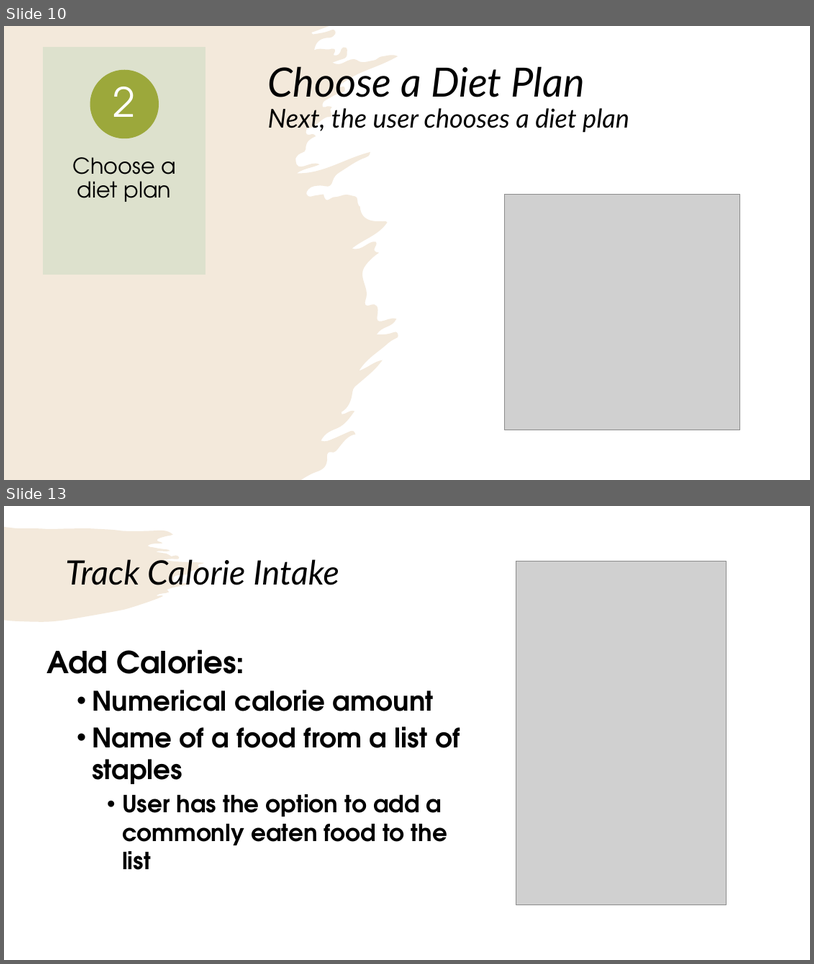
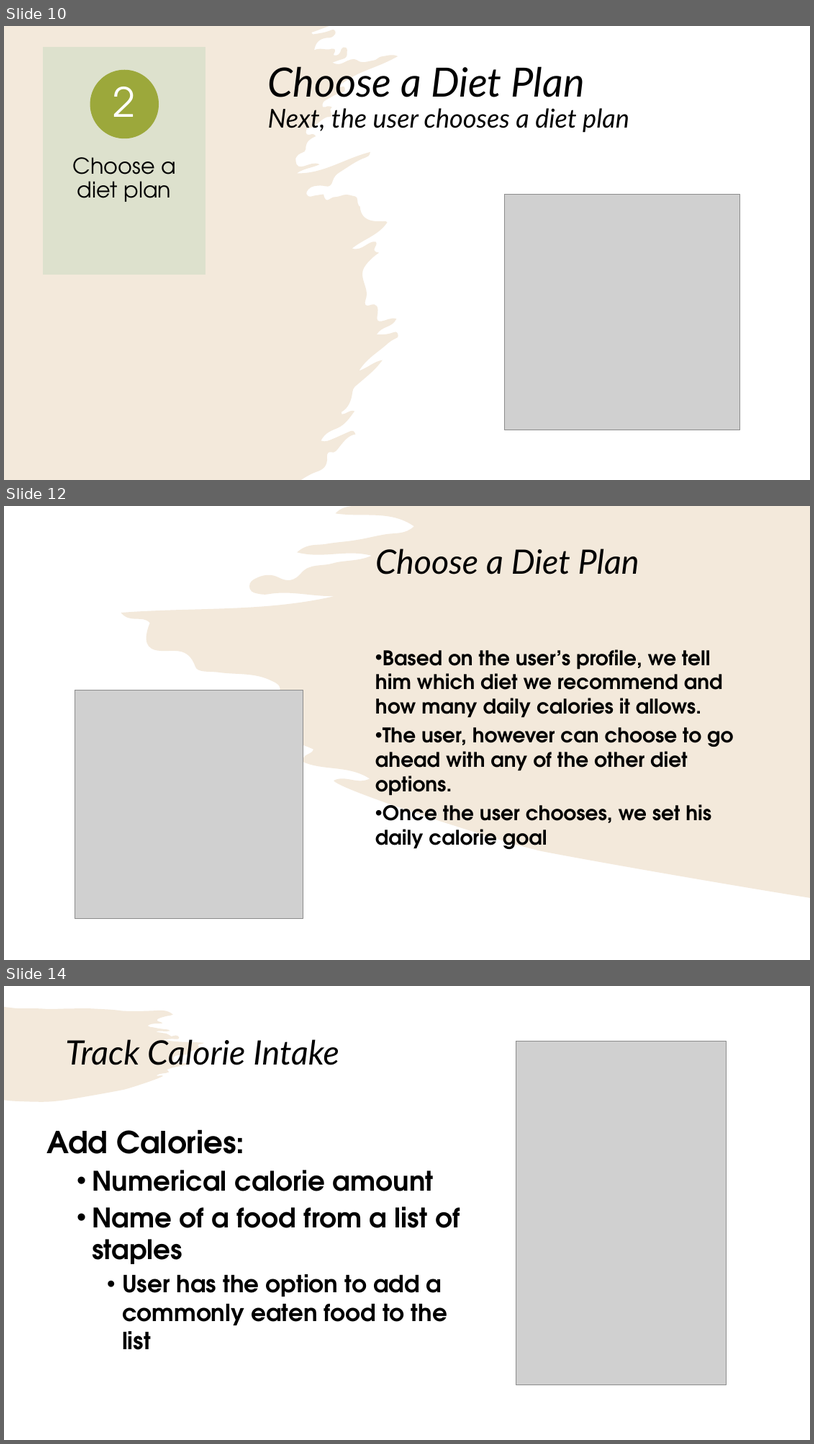
Before and after one commit to alizapeikes/CalorieCounter, a slide deck: About Calorie Counter.pptx. Shown one above the other, each under a label of ours: slides 10 and 13 before the commit, slides 10, 12 and 14 after it; the slides between them are not shown. The pictures are 814x964 and 814x1444 pixels, drawn with LibreOffice and Linux fonts; fonts in the diff are those of the drawing; grey boxes stand for pictures. Boxes give left, top, right and bottom in pixels: in the first picture for what was removed or moved away, otherwise in the second. Text is boxed around its words. In the diff, an @@ line names an element or a change of style, - is before the commit and + after.

Commit message:
Choose Diet elaborated on

```diff
--- a/About Calorie Counter.pptx
+++ b/About Calorie Counter.pptx
@@ slide 12 added at box(4, 506, 810, 960), background #FFFFFF; not listed: 1 template element that a slide beside it also shows @@
@@ rectangle added at box(4, 506, 810, 960), fill #FFFFFF @@
@@ freeform shape added at box(121, 506, 810, 898), fill #C3914D at 20% opacity @@
@@ title added at box(376, 548, 640, 574), 40 pt, text #000000, italic @@
+Choose a Diet Plan
@@ text added at box(376, 649, 733, 849), 24 pt, text #000000, bold @@
+• Based on the user’s profile, we tell him which diet we recommend and how many daily calories it allows.
+• The user, however can choose to go ahead with any of the other diet options.
+• Once the user chooses, we set his daily calorie goal
@@ picture added at box(75, 690, 303, 918) @@
@@ what was slide 13 is now slide 14 @@
```
Also in this commit, not shown: 4 slides changed.
